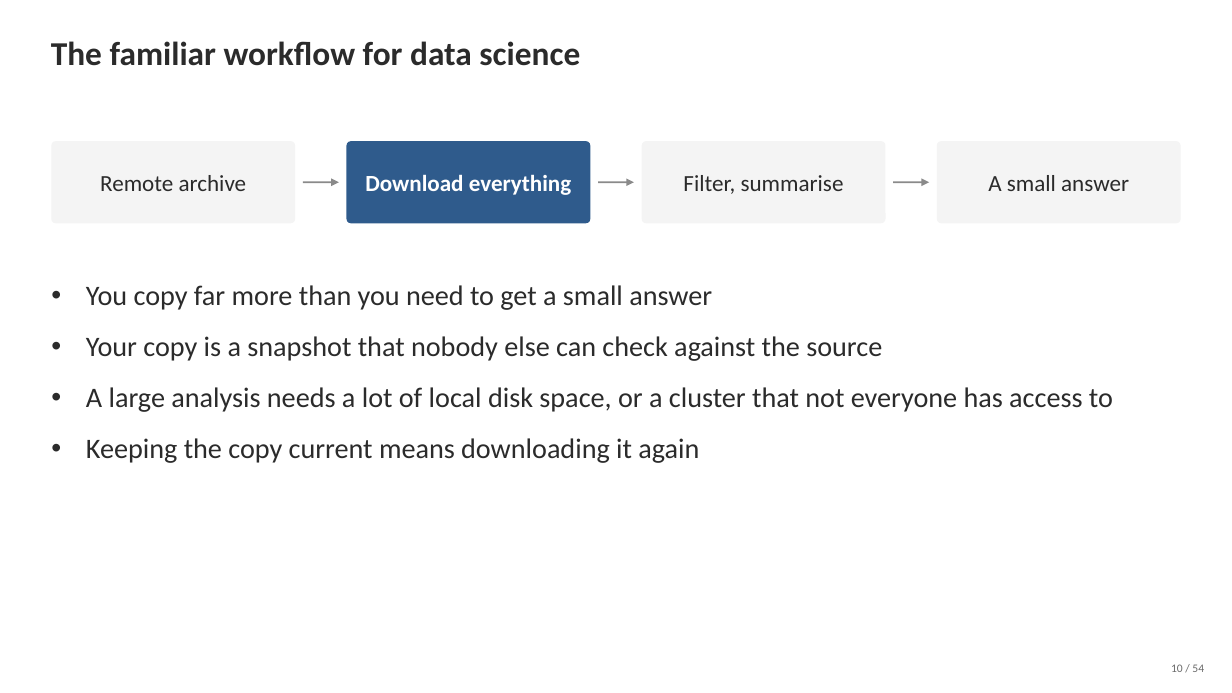
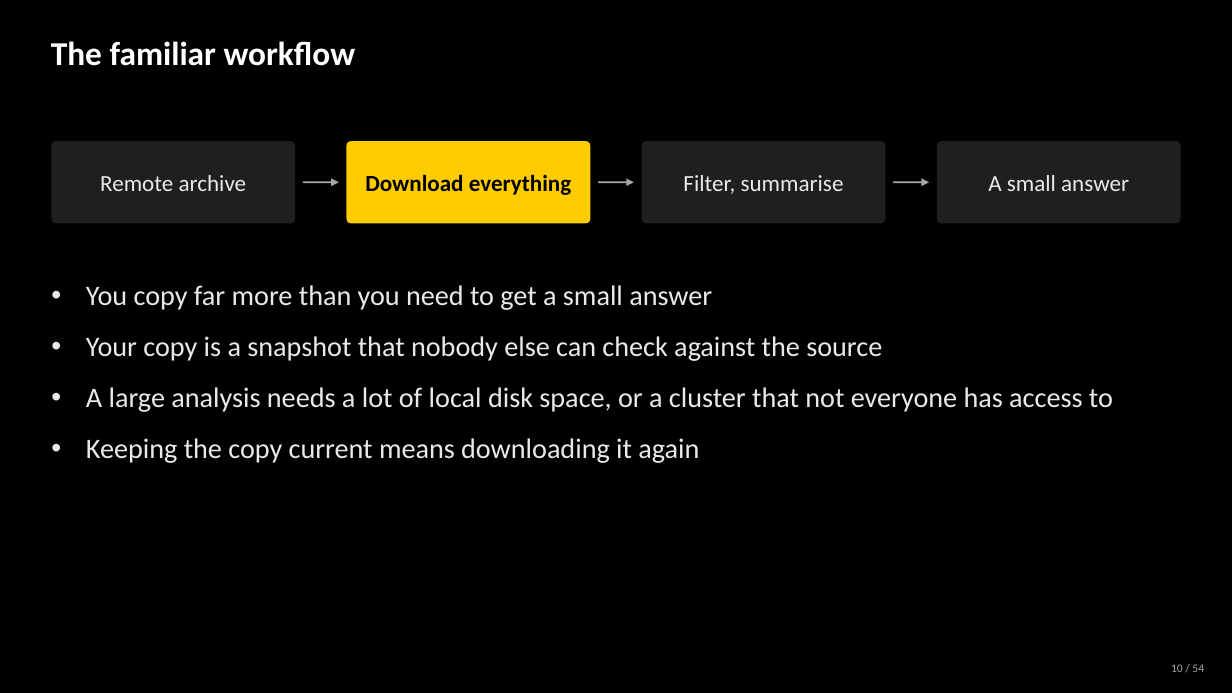
Before and after one commit to milliechapman/dsep, a slide deck: slide 23 of dsep2.pptx (slide 24 before the commit). Drawn at 1232x693 pixels with LibreOffice and Linux fonts; fonts in the diff are those of the drawing. Boxes give left, top, right and bottom in pixels: in the first picture for what was removed or moved away, otherwise in the second. Text is boxed around its words. In the diff, an @@ line names an element or a change of style, - is before the commit and + after.

```diff
--- a/dsep2.pptx
+++ b/dsep2.pptx
@@ background #FFFFFF to #000000 @@
@@ text at bbox=[51, 41, 356, 66]: text changed; text colour #2B2B2B to #FFFFFF @@
-The familiar workflow for data science
+The familiar workflow
@@ text "Download everything" at bbox=[365, 174, 572, 195]: text colour #FFFFFF to #000000 @@
@@ rounded rectangle at bbox=[347, 141, 591, 224]: fill #2F5B8C to #FFCC00 @@
@@ fill #F4F4F4 to #1F1F1F in 3 elements at bbox=[52, 141, 296, 224], bbox=[641, 141, 885, 224], bbox=[937, 141, 1181, 224] @@
@@ arrow (303, 182) - (339, 182): stroke #8A8A8A 1.5 pt to #A6A6A6 1.5 pt @@
@@ arrow (598, 182) - (634, 182): stroke #8A8A8A 1.5 pt to #A6A6A6 1.5 pt @@
@@ arrow (894, 182) - (930, 182): stroke #8A8A8A 1.5 pt to #A6A6A6 1.5 pt @@
@@ text colour #2B2B2B to #E9E9E9 in 4 elements at bbox=[100, 175, 247, 191], bbox=[683, 175, 844, 194], bbox=[988, 175, 1129, 191], bbox=[86, 285, 1113, 463] @@
@@ text "10 / 54" at bbox=[1171, 664, 1204, 672]: text colour #6B6B6B to #A6A6A6 @@
```
Also in this commit, not shown: 13 other slides changed, 12 slides added, 2 slides removed, 6 other files.
